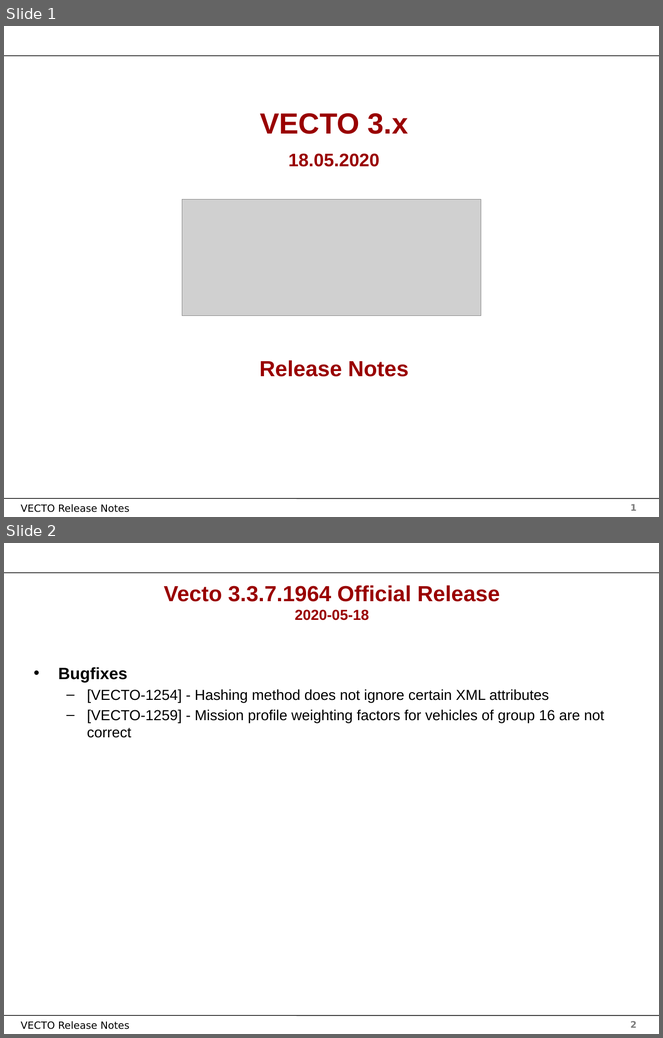
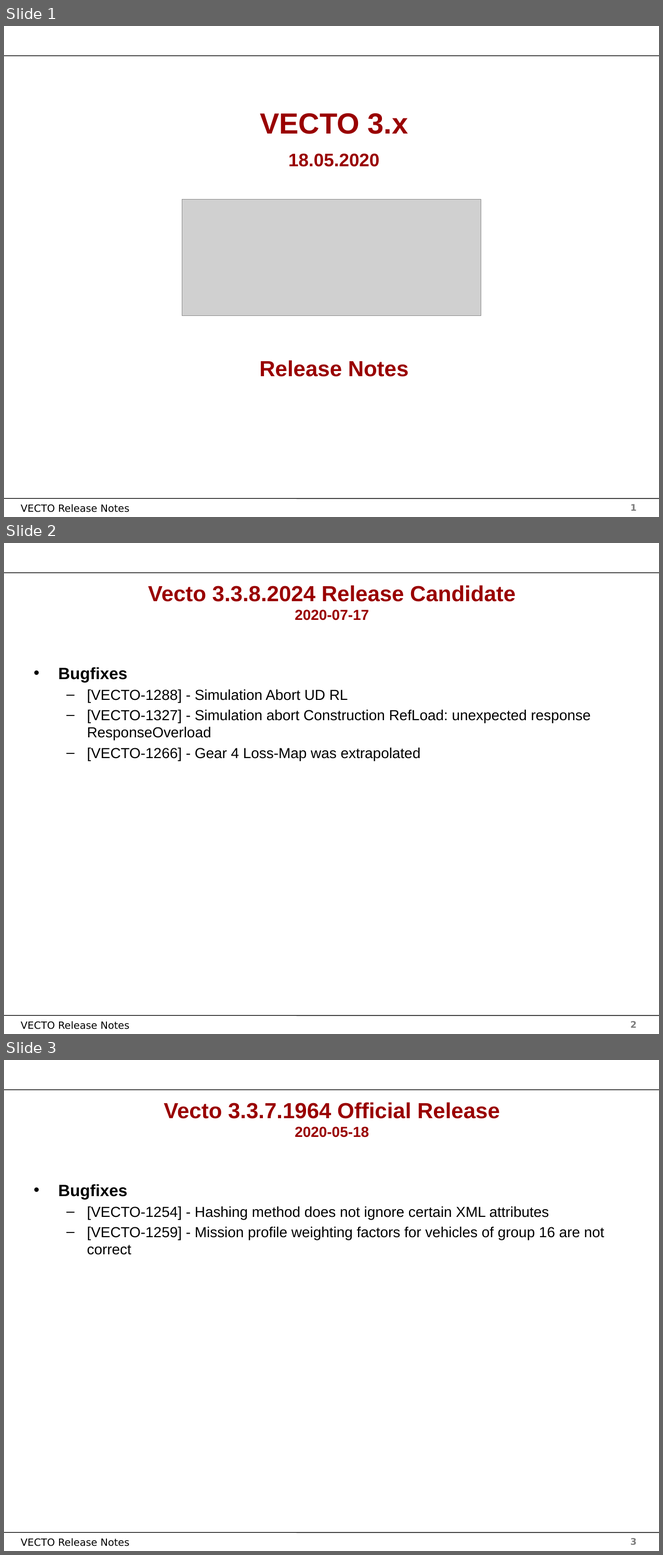
Before and after one commit to tanawadeatharva/BharatVECTO, a slide deck: Documentation/User Manual Source/Release Notes Vecto3.x.pptx. Shown one above the other, each under a label of ours: slides 1 and 2 before the commit, slides 1, 2 and 3 after it. The pictures are 663x1038 and 663x1555 pixels, drawn with LibreOffice and Linux fonts; fonts in the diff are those of the drawing; grey boxes stand for pictures; background and template pictures are left out. Boxes give left, top, right and bottom in pixels: in the first picture for what was removed or moved away, otherwise in the second. Text is boxed around its words. In the diff, an @@ line names an element or a change of style, - is before the commit and + after.

Commit message:
compiling new VECTO Release: 3.3.8.2024-RC

```diff
--- a/Documentation/User Manual Source/Release Notes Vecto3.x.pptx
+++ b/Documentation/User Manual Source/Release Notes Vecto3.x.pptx
@@ slide 2 added at box(4, 543, 659, 1034), background #FFFFFF; not listed: 4 template elements that a slide beside it also shows @@
@@ title added at box(148, 585, 516, 620), 24 pt, text #990000, bold @@
+Vecto 3.3.8.2024 Release Candidate
+2020-07-17
@@ text added at box(58, 667, 591, 761), 16 pt, text #000000 @@
+• Bugfixes
+  – [VECTO-1288] - Simulation Abort UD RL
+  – [VECTO-1327] - Simulation abort Construction RefLoad: unexpected response ResponseOverload
+  – [VECTO-1266] - Gear 4 Loss-Map was extrapolated
@@ what was slide 2 is now slide 3 @@
@@ page number at box(631, 1538, 637, 1545): text changed @@
-2
+3
```
Also in this commit, not shown: 14 other files.
